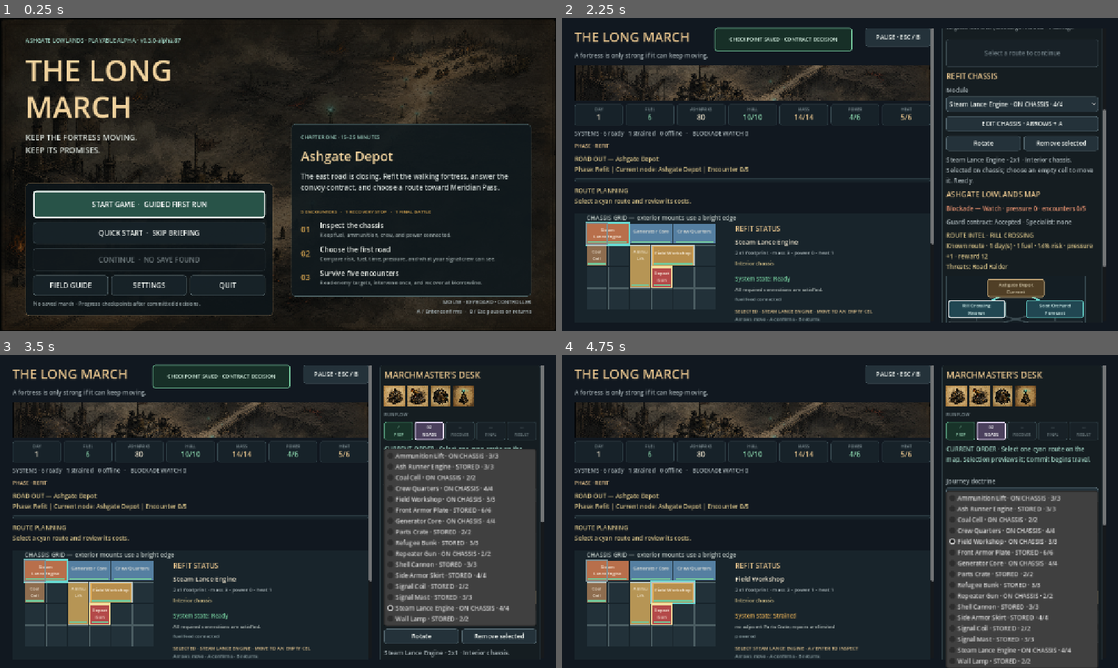
Above: before the commit, frames 1-4 (two rows, left to right).
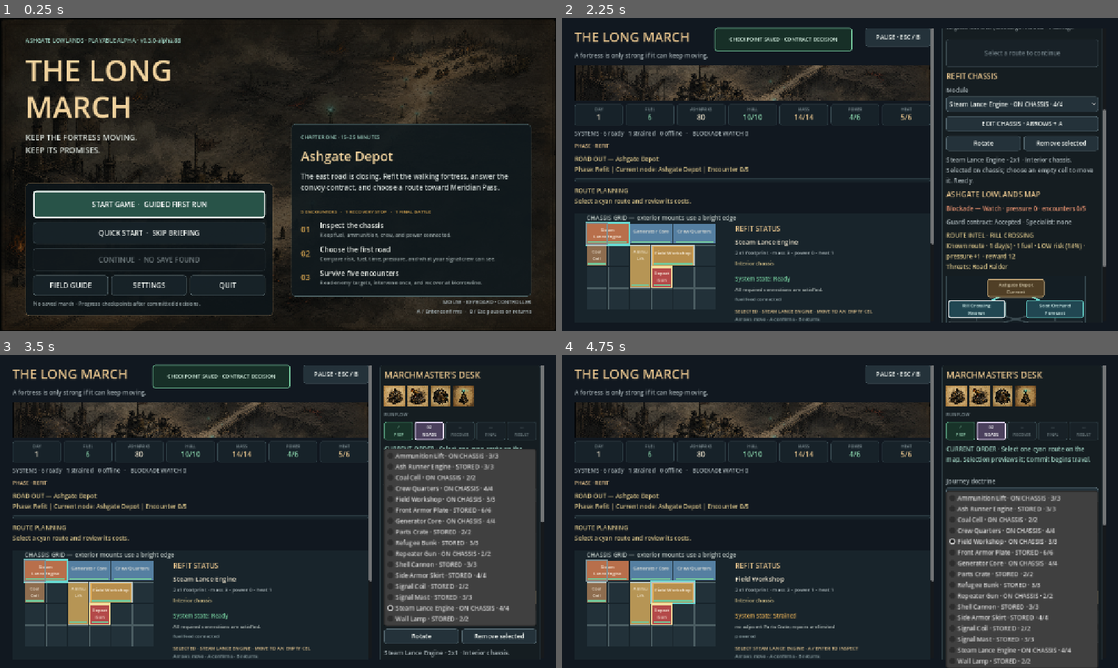
Above: after the commit, the same moments.

Repository: raphaelroshan/the-long-march
Game: Godot game, scene res://scenes/App.tscn
Same seed, same stepped clock (60 frames per second), same inputs: the game is played once before the commit and once after it.
Inputs:
- Up to frame 1 (0.25 s): no input
- Up to frame 2 (2.25 s): click "START GAME · GUIDED FIRST RUN" at 0.5 s; click "SKIP BRIEFING" at 1.25 s; click "Guard the convoy" at 2 s
- Up to frame 3 (3.5 s): click "Steam Lance Engine · ON CHASS…" at 2.75 s
- Up to frame 4 (4.75 s): click "Protect Cargo" at 3.5 s; click "Field Workshop · ON CHASSIS ·…" at 4.25 s

The runs differ from the first frame. In frame 1, less than 0.1% of the frame differs, in the area x 31-33%, y 6-8%; in frame 2, 0.3%, in the area x 69-96%, y 71-78%; in frame 3, less than 0.1%; in frame 4, less than 0.1%.

Commit message:
Describe route risk without leaking fog

Diff:
--- a/project.godot
+++ b/project.godot
@@ -4,7 +4,7 @@
 
 [application]
 config/name="The Long March"
-config/version="0.3.0-alpha.87"
+config/version="0.3.0-alpha.88"
 run/main_scene="res://scenes/App.tscn"
 config/features=PackedStringArray("4.4", "GL Compatibility")
 
--- a/src/ui/campaign_map.gd
+++ b/src/ui/campaign_map.gd
@@ -154,11 +154,20 @@
 
 func _preview_tooltip(preview: Dictionary) -> String:
 	var visibility := String(preview.get("visibility", "forecast"))
+	var risk := float(preview.get("risk", 0.0))
+	var risk_band := _risk_band(risk)
 	if visibility == "known":
-		return "Known route · %d day(s) · %d fuel · %.0f%% risk · pressure +%d · reward %d\nThreats: %s" % [int(preview.get("days", 0)), int(preview.get("fuel", 0)), float(preview.get("risk", 0.0)) * 100.0, int(preview.get("pressure_gain …(77 unchanged characters)…
+		return "Known route · %d day(s) · %d fuel · %s risk (%.0f%%) · pressure +%d · reward %d\nThreats: %s" % [int(preview.get("days", 0)), int(preview.get("fuel", 0)), risk_band, risk * 100.0, int(preview.get("pressure_gain …(77 unchanged characters)…
 	if visibility == "forecast":
-		return "Forecast route · %d day(s) · %d fuel · %.0f%% risk · pressure +%d\nExpected: %s. Exact contacts remain uncertain." % [int(preview.get("days", 0)), int(preview.get("fuel", 0)), float(preview.get("risk", 0.0)) * 100.0, int(preview.get("pressure_gain …(65 unchanged characters)…
+		return "Forecast route · %d day(s) · %d fuel · %s risk (%.0f%%) · pressure +%d\nExpected: %s. Exact contacts remain uncertain." % [int(preview.get("days", 0)), int(preview.get("fuel", 0)), risk_band, risk * 100.0, int(preview.get("pressure_gain …(65 unchanged characters)…
 	return "Unscouted route · %d day(s) · %d fuel\nBroad warning: %s. Risk, reward, and exact contacts are unknown." % [int(preview.get("days", 0)), int(preview.get("fuel", 0)), String(preview.get("threat_hint", "uncertain pressure"))]
+
+func _risk_band(risk: float) -> String:
+	if risk <= 0.18:
+		return "LOW"
+	if risk <= 0.32:
+		return "GUARDED"
+	return "HIGH"
 
 func _show_node_detail(node_id: String) -> void:
 	node_inspected.emit(node_id, detail_for(node_id))
@@ -252,7 +261,8 @@
 			commit_button.tooltip_text = "Pay the known travel costs and enter an unscouted encounter."
 		else:
 			var days := int(selected_preview.get("days", 0))
-			commit_button.text = "COMMIT · %s\n%d DAY%s · %d FUEL · %.0f%% RISK\nHEAT %d/%d · PRESSURE +%d" % [String(SHORT_NAMES.get(selected_node, selected_node)), days, "" if days == 1 else "S", int(selected_preview.get("fuel", 0)), float(selected_preview.get("risk", 0.0)) * 100.0, predicted_heat, heat_limit, int(selected_preview.get("pressure_gain", 0))]
+			var risk := float(selected_preview.get("risk", 0.0))
+			commit_button.text = "COMMIT · %s\n%d DAY%s · %d FUEL · %s RISK (%.0f%%)\nHEAT %d/%d · PRESSURE +%d" % [String(SHORT_NAMES.get(selected_node, selected_node)), days, "" if days == 1 else "S", int(selected_preview.get("fuel", 0)), _risk_band(risk), risk * 100.0, predicted_heat, heat_limit, int(selected_preview.get("pressure_gain", 0))]
 			commit_button.tooltip_text = "Pay the displayed route costs and begin this encounter."
 	elif not available_nodes.is_empty():
 		commit_button.text = "Select a route to continue"
--- a/tests/test_prototype_flow.gd
+++ b/tests/test_prototype_flow.gd
@@ -210,7 +210,7 @@
 	game._refresh_ui()
 	game.campaign_map.button_for("rill_crossing").grab_focus()
 	await process_frame
-	_expect(game.route_preview_label.text.contains("ROUTE INTEL · RILL CROSSING") and game.route_preview_label.text.contains("Known route"), "keyboard or controller focus should expose route intel above the map")
+	_expect(game.route_preview_label.text.contains("ROUTE INTEL · RILL CROSSING") and game.route_preview_label.text.contains("Known route") and game.route_preview_label.text.contains("LOW risk"), "keyboard or controller focus should expose readable route intel above the map")
 	await _press_campaign_node("rill_crossing")
 	await process_frame
 	_expect(game.state.phase == "battle", "the first map choice should begin a road encounter")
Not shown, changed: export_presets.cfg
Not shown, changed: docs/decision_log.md
